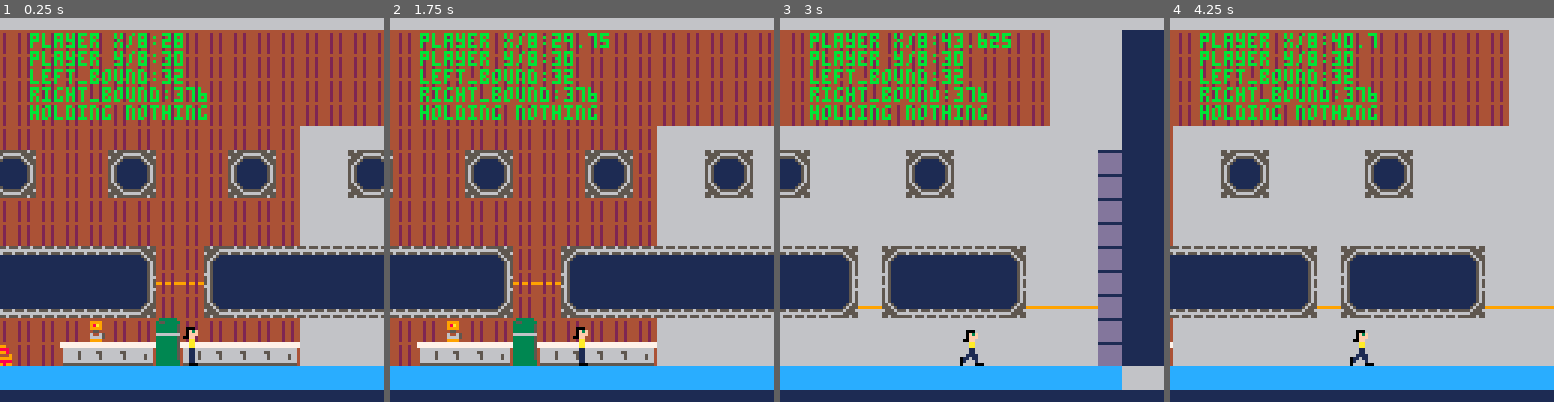
Above: before the commit, frames 1-4 (left to right).
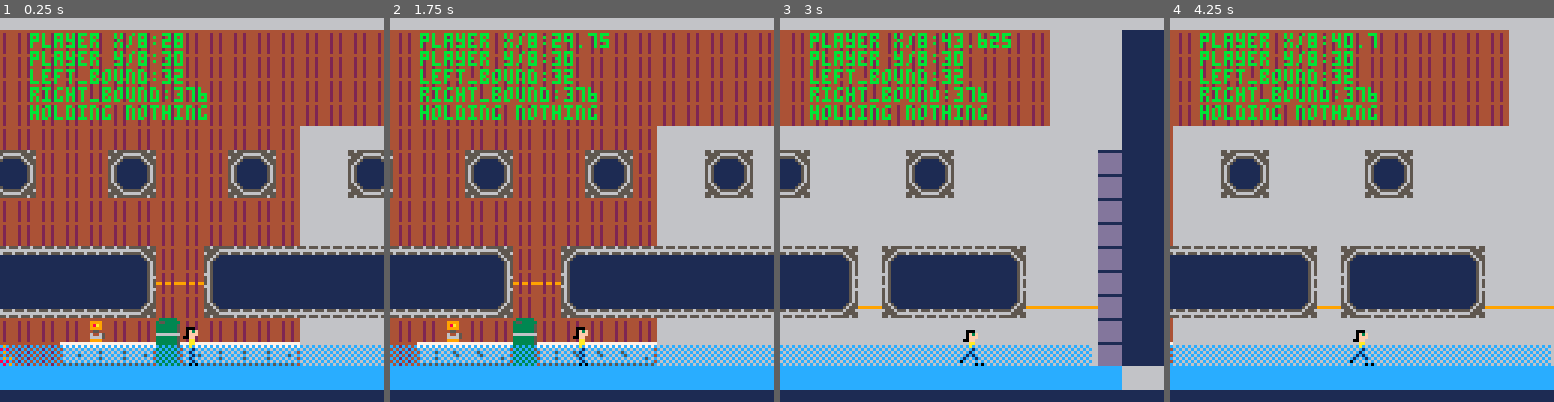
Above: after the commit, the same moments.

Repository: DiegoArmando/gbgj-08-22
Game: PICO-8 cartridge gbgj_8_22.p8
Same seed, same stepped clock (60 frames per second), same inputs: the game is played once before the commit and once after it.
Inputs:
- Up to frame 1 (0.25 s): no input
- Up to frame 2 (1.75 s): tap X (X key) at 0.33, 1.07 s; tap O (Z key) at 0.7, 1.7 s; hold Right from 1.6 s (still down)
- Up to frame 3 (3 s): tap X (X key) at 1.85, 2.97 s; release Right at 2.1 s; tap O (Z key) at 2.1, 2.5, 2.9 s; hold Up 2.15-2.42 s; hold Right from 2.47 s (still down)
- Up to frame 4 (4.25 s): release Right at 3.03 s; hold Left 3.08-3.58 s; tap O (Z key) at 3.3, 3.7, 4.1 s; hold Down 3.63-3.97 s; hold Right from 4.02 s (still down); tap X (X key) at 4.08 s

The runs differ from the first frame. In frame 1, 2.7% of the frame differs, in the area x 0-100%, y 85-91%; in frame 2, 2.7%; in frame 3, 2.2%; in frame 4, 2.7%.

Commit message:
Flooding can happen now

Diff:
--- a/gbgj_8_22.p8
+++ b/gbgj_8_22.p8
@@ -15,6 +15,7 @@
 player.bobble = 2
 player.flip = false
 
+water_level = 22
 walk_counter = 0
 
 cam_x = 0
@@ -199,6 +200,13 @@
     end
 end
 
+function draw_water()
+    fillp(0b1010010110100101.1)
+    local top = (water_level / 100) * 27
+    rectfill(80,255-top,391,255,12)
+    fillp()
+end
+
 function _draw()
     cls(1)
     map(0, 0, 0, 0, 128, 64)
@@ -222,6 +230,7 @@
     spr(player.legs,player.x,player.y+9,1,1,player.flip)
     pal()
     if player.interactable != "nothing" then spr(32, player.x-8, player.y-8) end
+    draw_water()
 end
 
 function approach(x, target, max_delta)
